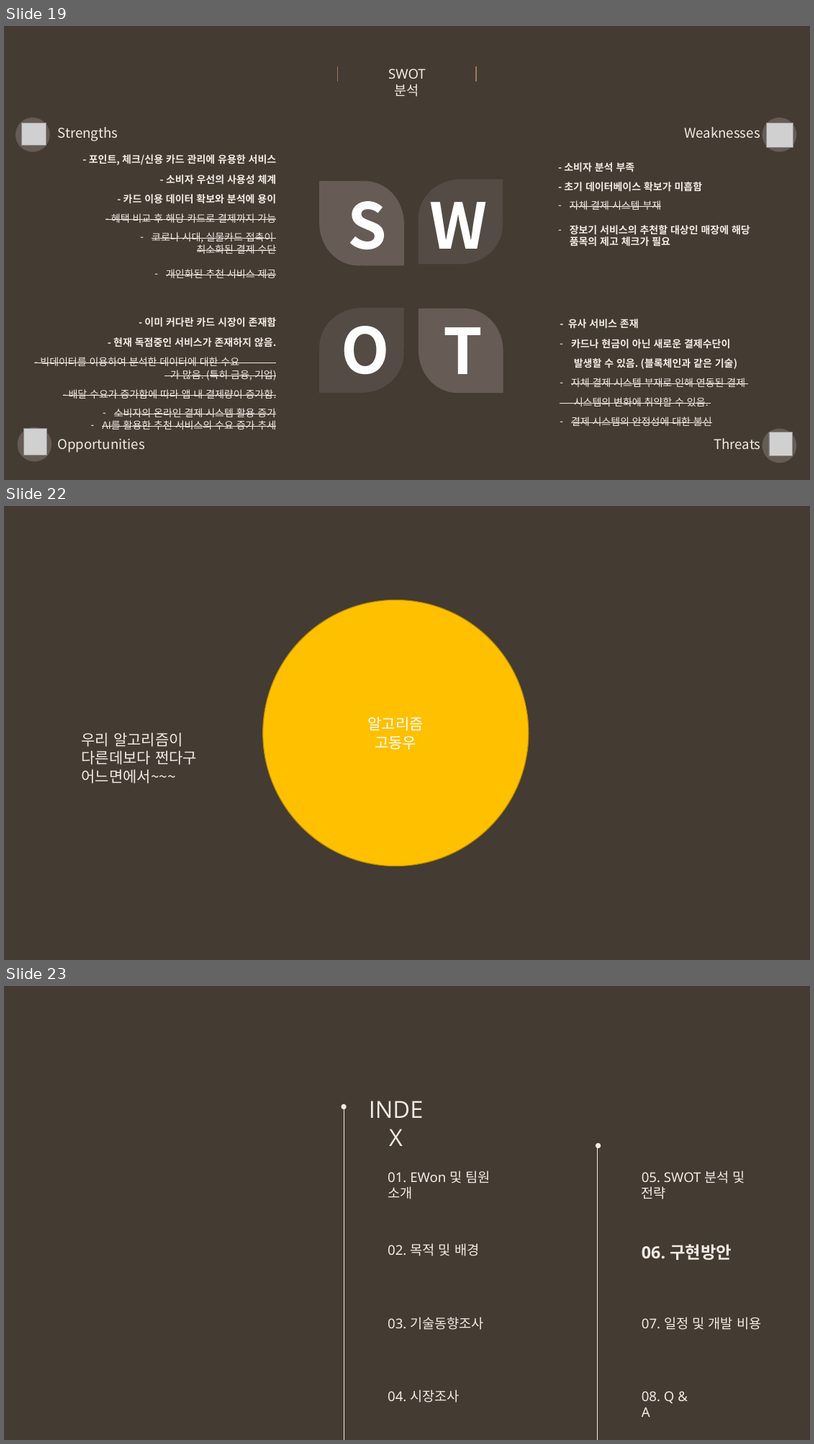
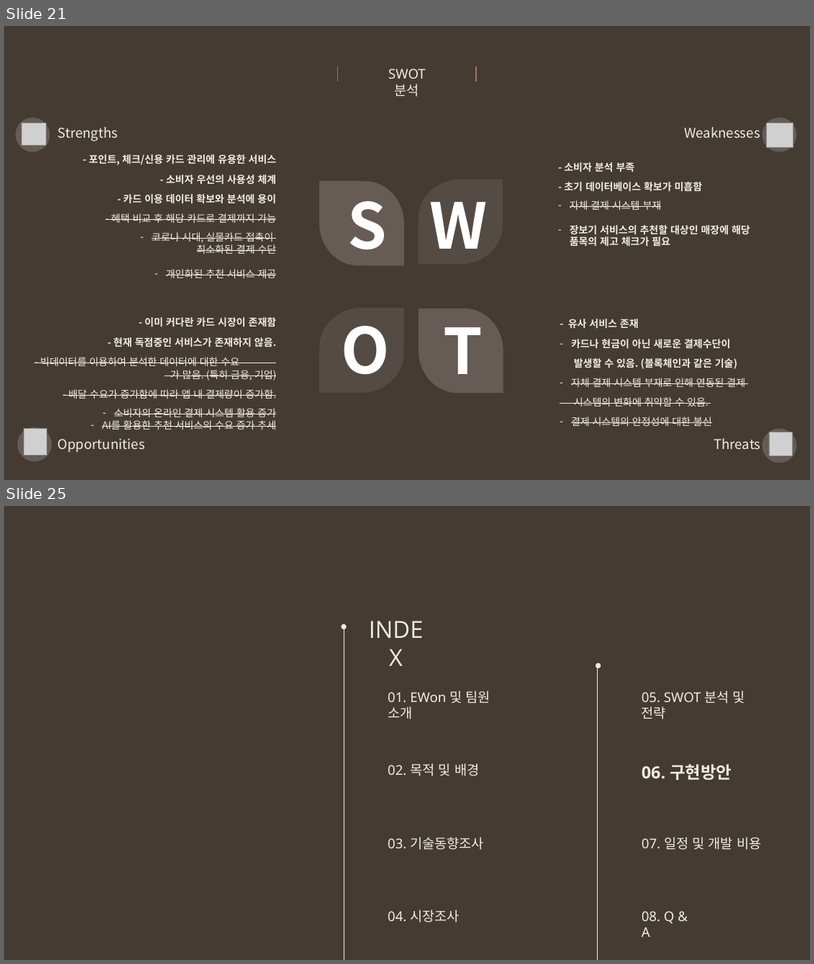
Before and after one commit to snr1229/Content_designing_Presentations, a slide deck: 사업계획서/Week10/EWon_중간고사대체 발표자료_2차.pptx. Shown one above the other, each under a label of ours: slides 19, 22 and 23 before the commit, slides 21 and 25 after it; the slides between them are not shown. The pictures are 814x1444 and 814x964 pixels, drawn with LibreOffice and Linux fonts; fonts in the diff are those of the drawing; grey boxes stand for pictures. Boxes give left, top, right and bottom in pixels: in the first picture for what was removed or moved away, otherwise in the second. Text is boxed around its words. In the diff, an @@ line names an element or a change of style, - is before the commit and + after.

```diff
--- a/사업계획서/Week10/EWon_중간고사대체 발표자료_2차.pptx
+++ b/사업계획서/Week10/EWon_중간고사대체 발표자료_2차.pptx
@@ slide 22 removed at [4,506,810,960], background #443B32 @@
@@ ellipse removed at [263,600,528,865] @@
-알고리즘
-고동우
@@ text removed at [82,732,197,783] @@
-우리 알고리즘이
-다른데보다 쩐다구
-어느면에서~~~
@@ what was slide 19 is now slide 21 @@
@@ what was slide 23 is now slide 25 @@
```
Also in this commit, not shown: 9 slides changed, 8 slides added, 2 other slides removed, 1 other file.
